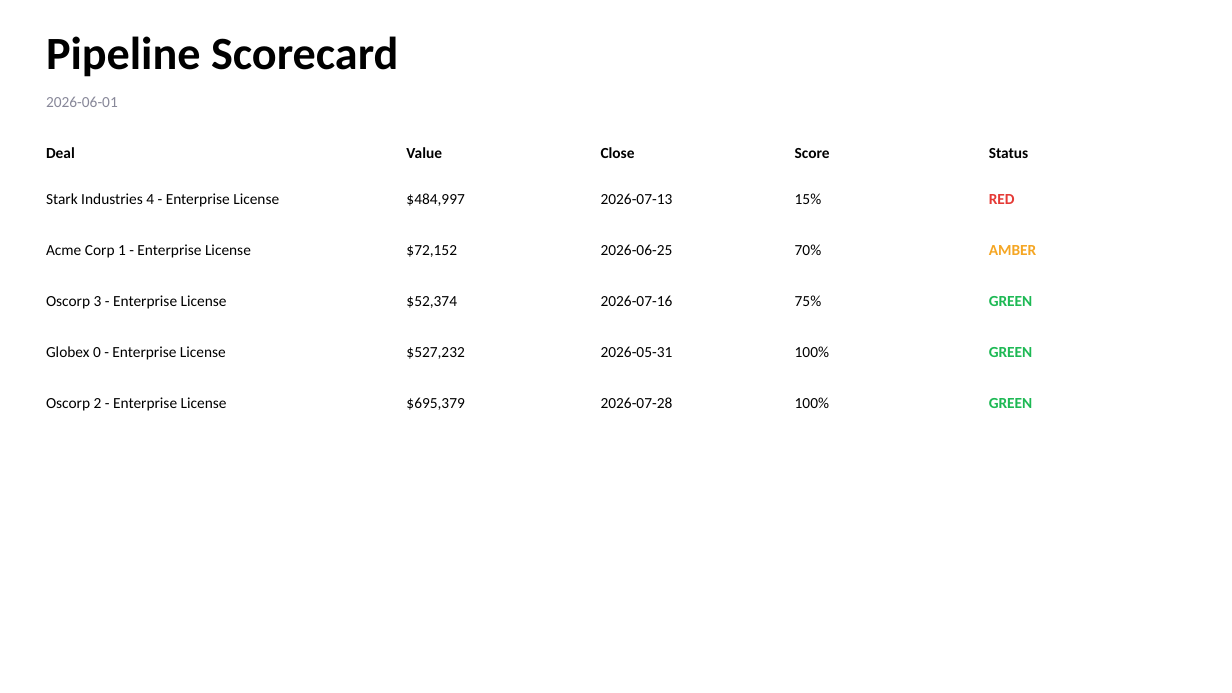
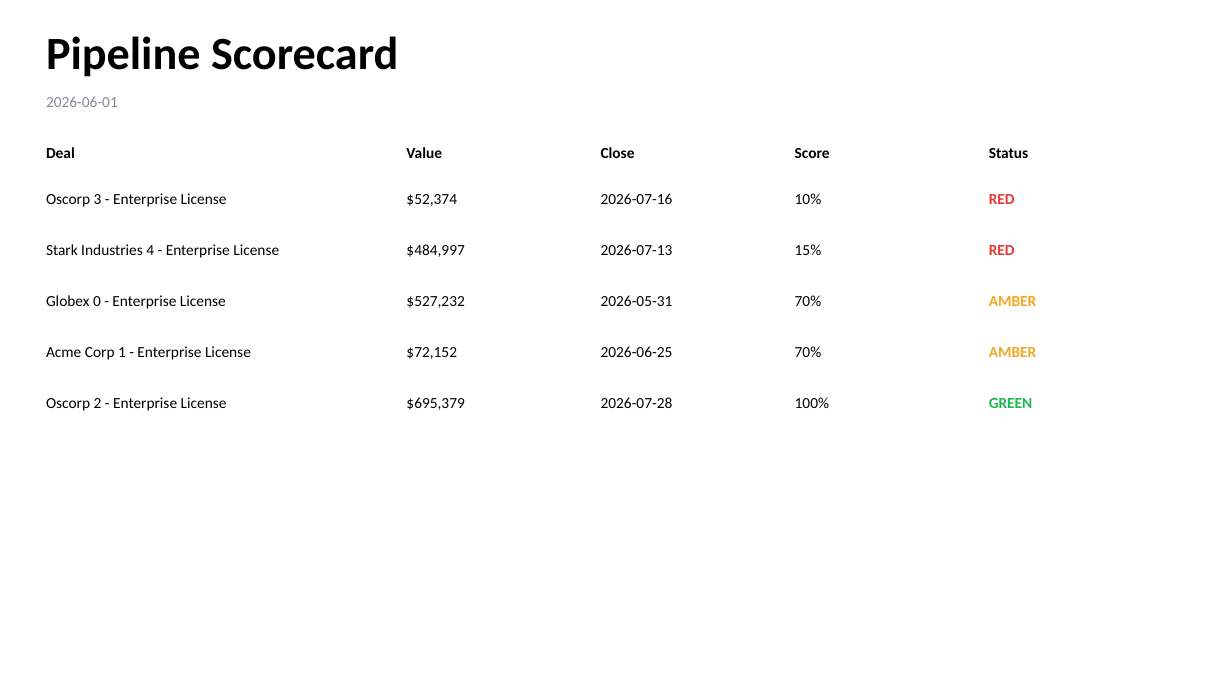
Before and after one commit to vineeta07/Piratesofcoralbean, a slide deck: slide 1 of pipeline_deck.pptx. Drawn at 1232x693 pixels with LibreOffice and Linux fonts; fonts in the diff are those of the drawing. Boxes give left, top, right and bottom in pixels: in the first picture for what was removed or moved away, otherwise in the second. Text is boxed around its words. In the diff, an @@ line names an element or a change of style, - is before the commit and + after.

```diff
--- a/pipeline_deck.pptx
+++ b/pipeline_deck.pptx
@@ text at (x1=46, y1=193, x2=227, y2=207): text changed @@
-Stark Industries 4 - Enterprise License
+Oscorp 3 - Enterprise License
@@ text "$52,374" moved from (x1=406, y1=296, x2=457, y2=308) to (x1=406, y1=194, x2=457, y2=206) @@
@@ text at (x1=601, y1=193, x2=673, y2=204): text changed @@
-2026-07-13
+2026-07-16
@@ text added at (x1=795, y1=193, x2=822, y2=204), 12 pt, text #000000 @@
+10%
@@ text at (x1=46, y1=244, x2=279, y2=258): text changed @@
-Acme Corp 1 - Enterprise License
+Stark Industries 4 - Enterprise License
@@ text at (x1=601, y1=244, x2=673, y2=255): text changed @@
-2026-06-25
+2026-07-13
@@ text added at (x1=989, y1=245, x2=1015, y2=255), 12 pt, text #E53935, bold @@
+RED
@@ text at (x1=46, y1=295, x2=226, y2=309): text changed @@
-Oscorp 3 - Enterprise License
+Globex 0 - Enterprise License
@@ text "$527,232" moved from (x1=406, y1=347, x2=464, y2=359) to (x1=406, y1=296, x2=464, y2=308) @@
@@ text "2026-05-31" moved from (x1=601, y1=346, x2=673, y2=357) to (x1=601, y1=295, x2=673, y2=306) @@
@@ 4 texts moved together from (x1=406, y1=193, x2=1037, y2=255) to (x1=406, y1=244, x2=1037, y2=306) @@
@@ text removed at (x1=795, y1=295, x2=822, y2=306) @@
-75%
@@ text removed at (x1=989, y1=296, x2=1033, y2=306) @@
-GREEN
@@ text at (x1=46, y1=346, x2=251, y2=360): text changed @@
-Globex 0 - Enterprise License
+Acme Corp 1 - Enterprise License
@@ text "$72,152" moved from (x1=406, y1=245, x2=457, y2=257) to (x1=406, y1=347, x2=457, y2=359) @@
@@ text at (x1=601, y1=346, x2=673, y2=357): text changed @@
-2026-07-16
+2026-06-25
@@ text at (x1=795, y1=346, x2=822, y2=357): text changed @@
-100%
+70%
@@ text at (x1=989, y1=347, x2=1037, y2=357): text changed; text colour #1DB954 to #F5A623 @@
-GREEN
+AMBER
```
Also in this commit, not shown: 2 other slides changed, 6 other files.
